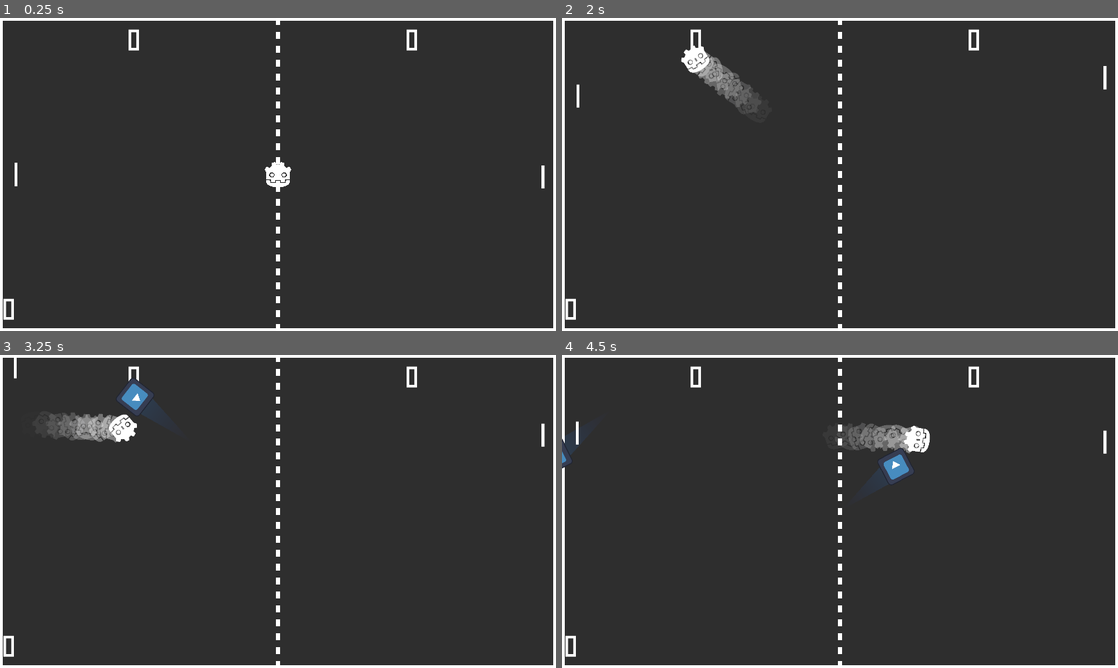
Above: before the commit, frames 1-4 (two rows, left to right).
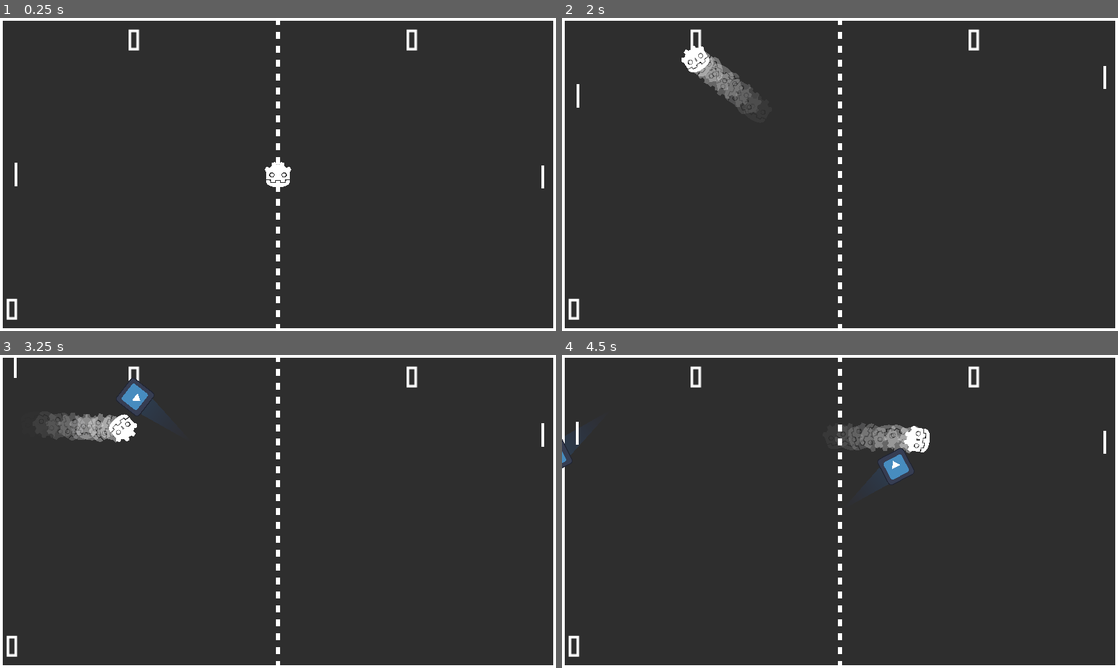
Above: after the commit, the same moments.

Repository: Bryaron/GodotPong
Game: Godot game, scene res://Scenes/Level.tscn
The game is run twice, just before and just after one commit, with the same random seed, the same clock (stepped at 60 frames per second) and the same inputs. The engine's default icon, where the game draws it, is replaced by a stand-in: a white triangle on a blue panel in a dark square.
Inputs:
- Up to frame 1 (0.25 s): no input
- Up to frame 2 (2 s): tap Enter at 0.5 s; hold W (move_up) 0.53-1.28 s; hold S (move_down) from 1.28 s (still down)
- Up to frame 3 (3.25 s): release S (move_down) at 2.03 s; hold W (move_up) from 2.03 s (still down)
- Up to frame 4 (4.5 s): release W (move_up) at 3.53 s; hold S (move_down) from 3.53 s (still down)

The runs differ from the first frame. In frame 1, 0.2% of the frame differs, in the area x 0-98%, y 3-97%; in frame 2, 0.3%; in frame 3, 0.3%; in frame 4, 0.3%.

Commit message:
Añadido animaciones mediante AnimationTree al Player y Opponent

Diff:
--- a/Scenes/Level.tscn
+++ b/Scenes/Level.tscn
@@ -126,9 +126,9 @@
 horizontal_alignment = 1
 
 [node name="TimePowerUp" type="Label" parent="."]
-offset_left = 12.0
+offset_left = 23.0
 offset_top = 969.0
-offset_right = 708.0
+offset_right = 719.0
 offset_bottom = 1069.0
 theme_override_colors/font_color = Color(1, 1, 1, 1)
 theme_override_fonts/font = ExtResource("5_8jd4q")
--- a/Scenes/Opponent.tscn
+++ b/Scenes/Opponent.tscn
@@ -7,6 +7,128 @@
 
 [sub_resource type="RectangleShape2D" id="RectangleShape2D_arvjo"]
 size = Vector2(12, 84)
+
+[sub_resource type="Animation" id="Animation_kcakp"]
+length = 0.001
+tracks/0/type = "value"
+tracks/0/imported = false
+tracks/0/enabled = true
+tracks/0/path = NodePath(".:scale")
+tracks/0/interp = 1
+tracks/0/loop_wrap = true
+tracks/0/keys = {
+"times": PackedFloat32Array(0),
+"transitions": PackedFloat32Array(1),
+"update": 0,
+"values": [Vector2(1, 1)]
+}
+tracks/1/type = "value"
+tracks/1/imported = false
+tracks/1/enabled = true
+tracks/1/path = NodePath(".:visible")
+tracks/1/interp = 1
+tracks/1/loop_wrap = true
+tracks/1/keys = {
+"times": PackedFloat32Array(0),
+"transitions": PackedFloat32Array(1),
+"update": 1,
+"values": [true]
+}
+
+[sub_resource type="Animation" id="Animation_xtxev"]
+resource_name = "expand_bar"
+tracks/0/type = "value"
+tracks/0/imported = false
+tracks/0/enabled = true
+tracks/0/path = NodePath(".:scale")
+tracks/0/interp = 1
+tracks/0/loop_wrap = true
+tracks/0/keys = {
+"times": PackedFloat32Array(0, 1),
+"transitions": PackedFloat32Array(1, 1),
+"update": 0,
+"values": [Vector2(1, 1), Vector2(1, 2)]
+}
+tracks/1/type = "value"
+tracks/1/imported = false
+tracks/1/enabled = true
+tracks/1/path = NodePath(".:visible")
+tracks/1/interp = 1
+tracks/1/loop_wrap = true
+tracks/1/keys = {
+"times": PackedFloat32Array(0, 0.1, 0.2, 0.3, 0.4, 0.5, 0.6, 0.7, 0.8, 0.9, 1),
+"transitions": PackedFloat32Array(1, 1, 1, 1, 1, 1, 1, 1, 1, 1, 1),
+"update": 1,
+"values": [true, false, true, false, true, false, true, false, true, false, true]
+}
+
+[sub_resource type="Animation" id="Animation_scnin"]
+resource_name = "reduce_bar"
+tracks/0/type = "value"
+tracks/0/imported = false
+tracks/0/enabled = true
+tracks/0/path = NodePath(".:scale")
+tracks/0/interp = 1
+tracks/0/loop_wrap = true
+tracks/0/keys = {
+"times": PackedFloat32Array(0, 1),
+"transitions": PackedFloat32Array(1, 1),
+"update": 0,
+"values": [Vector2(1, 1), Vector2(1, 0.5)]
+}
+tracks/1/type = "value"
+tracks/1/imported = false
+tracks/1/enabled = true
+tracks/1/path = NodePath(".:visible")
+tracks/1/interp = 1
+tracks/1/loop_wrap = true
+tracks/1/keys = {
+"times": PackedFloat32Array(0, 0.1, 0.2, 0.3, 0.4, 0.5, 0.6, 0.7, 0.8, 0.9, 1),
+"transitions": PackedFloat32Array(1, 1, 1, 1, 1, 1, 1, 1, 1, 1, 1),
+"update": 1,
+"values": [true, false, true, false, true, false, true, false, true, false, true]
+}
+
+[sub_resource type="AnimationLibrary" id="AnimationLibrary_isicc"]
+_data = {
+"RESET": SubResource("Animation_kcakp"),
+"expand_bar": SubResource("Animation_xtxev"),
+"reduce_bar": SubResource("Animation_scnin")
+}
+
+[sub_resource type="AnimationNodeAnimation" id="AnimationNodeAnimation_5utc3"]
+animation = &"RESET"
+
+[sub_resource type="AnimationNodeAnimation" id="AnimationNodeAnimation_6i3j6"]
+animation = &"expand_bar"
+
+[sub_resource type="AnimationNodeAnimation" id="AnimationNodeAnimation_cl5fv"]
+animation = &"reduce_bar"
+
+[sub_resource type="AnimationNodeStateMachineTransition" id="AnimationNodeStateMachineTransition_aetdl"]
+advance_mode = 0
+
+[sub_resource type="AnimationNodeStateMachineTransition" id="AnimationNodeStateMachineTransition_640sx"]
+advance_mode = 0
+
+[sub_resource type="AnimationNodeStateMachineTransition" id="AnimationNodeStateMachineTransition_8xf1e"]
+advance_mode = 0
+
+[sub_resource type="AnimationNodeStateMachineTransition" id="AnimationNodeStateMachineTransition_cuc1h"]
+advance_mode = 0
+
+[sub_resource type="AnimationNodeStateMachineTransition" id="AnimationNodeStateMachineTransition_fmvpt"]
+advance_mode = 0
+
+[sub_resource type="AnimationNodeStateMachine" id="AnimationNodeStateMachine_tuokh"]
+states/RESET/node = SubResource("AnimationNodeAnimation_5utc3")
+states/RESET/position = Vector2(446, 117)
+states/Start/position = Vector2(284, 117)
+states/expand_bar/node = SubResource("AnimationNodeAnimation_6i3j6")
+states/expand_bar/position = Vector2(446, 198)
+states/reduce_bar/node = SubResource("AnimationNodeAnimation_cl5fv")
+states/reduce_bar/position = Vector2(446, 35)
+transitions = ["RESET", "reduce_bar", SubResource("AnimationNodeStateMachineTransition_aetdl"), "reduce_bar", "RESET", SubResource("AnimationNodeStateMachineTransition_640sx"), "expand_bar", "RESET", SubResource("AnimationNodeStateMachineTransition_8xf1e"), "RESET", "expand_bar", SubResource("AnimationNodeStateMachineTransition_cuc1h"), "Start", "RESET", SubResource("AnimationNodeStateMachineTransition_fmvpt")]
 
 [node name="Opponent" type="CharacterBody2D"]
 motion_mode = 1
@@ -34,5 +156,17 @@
 [node name="PowerupTimer" type="Timer" parent="."]
 wait_time = 10.0
 
+[node name="AnimationTree" type="AnimationTree" parent="."]
+libraries = {
+"": SubResource("AnimationLibrary_isicc")
+}
+tree_root = SubResource("AnimationNodeStateMachine_tuokh")
+anim_player = NodePath("../AnimationOpponent")
+
+[node name="AnimationOpponent" type="AnimationPlayer" parent="."]
+libraries = {
+"": SubResource("AnimationLibrary_isicc")
+}
+
 [connection signal="body_entered" from="Area2D" to="." method="_on_area_2d_body_entered"]
 [connection signal="timeout" from="PowerupTimer" to="." method="_on_powerup_timer_timeout"]
--- a/Scenes/Player.tscn
+++ b/Scenes/Player.tscn
@@ -7,6 +7,33 @@
 
 [sub_resource type="RectangleShape2D" id="RectangleShape2D_lpu6q"]
 size = Vector2(12, 84)
+
+[sub_resource type="Animation" id="Animation_kcakp"]
+length = 0.001
+tracks/0/type = "value"
+tracks/0/imported = false
+tracks/0/enabled = true
+tracks/0/path = NodePath(".:scale")
+tracks/0/interp = 1
+tracks/0/loop_wrap = true
+tracks/0/keys = {
+"times": PackedFloat32Array(0),
+"transitions": PackedFloat32Array(1),
+"update": 0,
+"values": [Vector2(1, 1)]
+}
+tracks/1/type = "value"
+tracks/1/imported = false
+tracks/1/enabled = true
+tracks/1/path = NodePath(".:visible")
+tracks/1/interp = 1
+tracks/1/loop_wrap = true
+tracks/1/keys = {
+"times": PackedFloat32Array(0),
+"transitions": PackedFloat32Array(1),
+"update": 1,
+"values": [true]
+}
 
 [sub_resource type="Animation" id="Animation_xtxev"]
 resource_name = "expand_bar"
@@ -33,33 +60,6 @@
 "transitions": PackedFloat32Array(1, 1, 1, 1, 1, 1, 1, 1, 1, 1, 1),
 "update": 1,
 "values": [true, false, true, false, true, false, true, false, true, false, true]
-}
-
-[sub_resource type="Animation" id="Animation_kcakp"]
-length = 0.001
-tracks/0/type = "value"
-tracks/0/imported = false
-tracks/0/enabled = true
-tracks/0/path = NodePath(".:scale")
-tracks/0/interp = 1
-tracks/0/loop_wrap = true
-tracks/0/keys = {
-"times": PackedFloat32Array(0),
-"transitions": PackedFloat32Array(1),
-"update": 0,
-"values": [Vector2(1, 1)]
-}
-tracks/1/type = "value"
-tracks/1/imported = false
-tracks/1/enabled = true
-tracks/1/path = NodePath(".:visible")
-tracks/1/interp = 1
-tracks/1/loop_wrap = true
-tracks/1/keys = {
-"times": PackedFloat32Array(0),
-"transitions": PackedFloat32Array(1),
-"update": 1,
-"values": [true]
 }
 
 [sub_resource type="Animation" id="Animation_scnin"]
@@ -96,6 +96,42 @@
 "reduce_bar": SubResource("Animation_scnin")
 }
 
+[sub_resource type="AnimationNodeAnimation" id="AnimationNodeAnimation_3wnyn"]
+animation = &"RESET"
+
+[sub_resource type="AnimationNodeAnimation" id="AnimationNodeAnimation_jm0oj"]
+animation = &"expand_bar"
+
+[sub_resource type="AnimationNodeAnimation" id="AnimationNodeAnimation_03tx3"]
+animation = &"reduce_bar"
+
+[sub_resource type="AnimationNodeStateMachineTransition" id="AnimationNodeStateMachineTransition_x2kbg"]
+advance_mode = 0
+
+[sub_resource type="AnimationNodeStateMachineTransition" id="AnimationNodeStateMachineTransition_xx300"]
+advance_mode = 0
+
+[sub_resource type="AnimationNodeStateMachineTransition" id="AnimationNodeStateMachineTransition_a1w42"]
+advance_mode = 0
+
+[sub_resource type="AnimationNodeStateMachineTransition" id="AnimationNodeStateMachineTransition_klq0b"]
+advance_mode = 0
+
+[sub_resource type="AnimationNodeStateMachineTransition" id="AnimationNodeStateMachineTransition_17s3c"]
+advance_mode = 0
+
+[sub_resource type="AnimationNodeStateMachine" id="AnimationNodeStateMachine_fs0sg"]
+states/End/position = Vector2(877, 124)
+states/RESET/node = SubResource("AnimationNodeAnimation_3wnyn")
+states/RESET/position = Vector2(544, 142)
+states/Start/position = Vector2(395, 142)
+states/expand_bar/node = SubResource("AnimationNodeAnimation_jm0oj")
+states/expand_bar/position = Vector2(544, 58)
+states/reduce_bar/node = SubResource("AnimationNodeAnimation_03tx3")
+states/reduce_bar/position = Vector2(544, 220)
+transitions = ["Start", "RESET", SubResource("AnimationNodeStateMachineTransition_x2kbg"), "RESET", "expand_bar", SubResource("AnimationNodeStateMachineTransition_xx300"), "expand_bar", "RESET", SubResource("AnimationNodeStateMachineTransition_a1w42"), "reduce_bar", "RESET", SubResource("AnimationNodeStateMachineTransition_klq0b"), "RESET", "reduce_bar", SubResource("AnimationNodeStateMachineTransition_17s3c")]
+graph_offset = Vector2(-43, 13)
+
 [node name="Player" type="CharacterBody2D"]
 motion_mode = 1
 script = ExtResource("1_warqk")
@@ -124,5 +160,12 @@
 "": SubResource("AnimationLibrary_isicc")
 }
 
+[node name="AnimationTree" type="AnimationTree" parent="."]
+libraries = {
+"": SubResource("AnimationLibrary_isicc")
+}
+tree_root = SubResource("AnimationNodeStateMachine_fs0sg")
+anim_player = NodePath("../AnimationPlayer")
+
 [connection signal="body_entered" from="Area2D" to="." method="_on_area_2d_body_entered"]
 [connection signal="timeout" from="PowerupTimer" to="." method="_on_powerup_timer_timeout"]
--- a/Scripts/Level.gd
+++ b/Scripts/Level.gd
@@ -11,8 +11,7 @@
 func _process(delta):
 	$ScorePlayer.text = str(playerScore)
 	$ScoreOpponent.text = str(opponentScore)
-	$TimePowerUp.text = str($Player/PowerupTimer.time_left)
-
+	$TimePowerUp.text = str(int($Player/PowerupTimer.time_left))
 func _restart_game():
 	$Ball.is_moving = false;
 	$Ball.direction = Vector2.ZERO
--- a/Scripts/Opponent.gd
+++ b/Scripts/Opponent.gd
@@ -14,6 +14,8 @@
 var powerUp3:bool = false
 
 var direction = Vector2.ZERO
+
+@onready var playback  = $AnimationTree.get("parameters/playback")
 
 func _physics_process(delta):
 	direction = Vector2(0,_get_direction())
@@ -59,15 +61,18 @@
 		velocity = velocity.move_toward(Vector2.ZERO, friction * delta)
 
 func _expand_bar():
-	var nueva_escala = Vector2(1, 2)
-	global_scale = nueva_escala
+	playback.travel("expand_bar")
 
 func _reduce_bar():
-	var nueva_escala = Vector2(1, 0.5)
-	global_scale = nueva_escala
+	playback.travel("reduce_bar")
 
 func _reset_opponent(): #Restableciendo al oponente a su estado original
-	global_scale = Vector2(1, 1)
+	playback.travel("RESET")
+
+func _reset_powerups():
+	powerUp1 = false
+	powerUp2 = false
+	powerUp3 = false
 
 func _reset_timer():
 	if $PowerupTimer.is_stopped() == false:
@@ -79,18 +84,17 @@
 	if body.is_in_group("power"):
 		if powerUp1:
 			_expand_bar()
-			_reset_timer()
-			powerUp1 = false
 			print(powerUp1)
 		if powerUp2:
 			_reduce_bar()
-			_reset_timer()
-			powerUp2 = false
 			print(powerUp2)
-		else:
+		if powerUp3:
 			pass
 
-
+		_reset_timer()
+		print(str(powerUp1) + str(powerUp2)+ str(powerUp3))
+		_reset_powerups()
+		body.queue_free()
 
 func _on_powerup_timer_timeout():
 	_reset_opponent()
--- a/Scripts/Player.gd
+++ b/Scripts/Player.gd
@@ -13,6 +13,8 @@
 
 var direction = Vector2.ZERO
 var input = Vector2.ZERO
+
+@onready var playback  = $AnimationTree.get("parameters/playback")
 
 func _physics_process(delta):
 	#print(velocity)
@@ -31,7 +33,6 @@
 
 	move_and_collide(velocity * delta)
 
-
 func accelerate(delta):
 	velocity += (direction * acceleration * delta)
 	velocity = velocity.limit_length(maxSpeed)
@@ -47,13 +48,13 @@
 		velocity = velocity.move_toward(Vector2.ZERO, friction * delta)
 
 func _expand_bar():
-	$AnimationPlayer.play("expand_bar")
+	playback.travel("expand_bar")
 
 func _reduce_bar():
-	$AnimationPlayer.play("reduce_bar")
+	playback.travel("reduce_bar")
 
 func _reset_player(): #Restableciendo al jugador a su estado original
-	$AnimationPlayer.play("RESET")
+	playback.travel("RESET")
 
 func _reset_powerups():
 	powerUp1 = false
@@ -66,16 +67,12 @@
 func _on_area_2d_body_entered(body):
 	if body.is_in_group("power"):
 		if powerUp1:
-
 			_expand_bar()
 			print(powerUp1)
-
 		if powerUp2:
-
 			_reduce_bar()
 			print(powerUp2)
 		if powerUp3:
-
 			Global.change_scenary()
 			print(powerUp3)
 
--- a/project.godot
+++ b/project.godot
@@ -23,7 +23,9 @@
 
 window/size/viewport_width=1920
 window/size/viewport_height=1080
-window/stretch/mode="viewport"
+window/size/window_width_override=960
+window/size/window_height_override=540
+window/stretch/mode="canvas_items"
 
 [dotnet]
 
Not shown: 1 places in Scenes/Opponent.tscn that only renumber resources
Not shown: 1 places in Scenes/Player.tscn that only renumber resources
